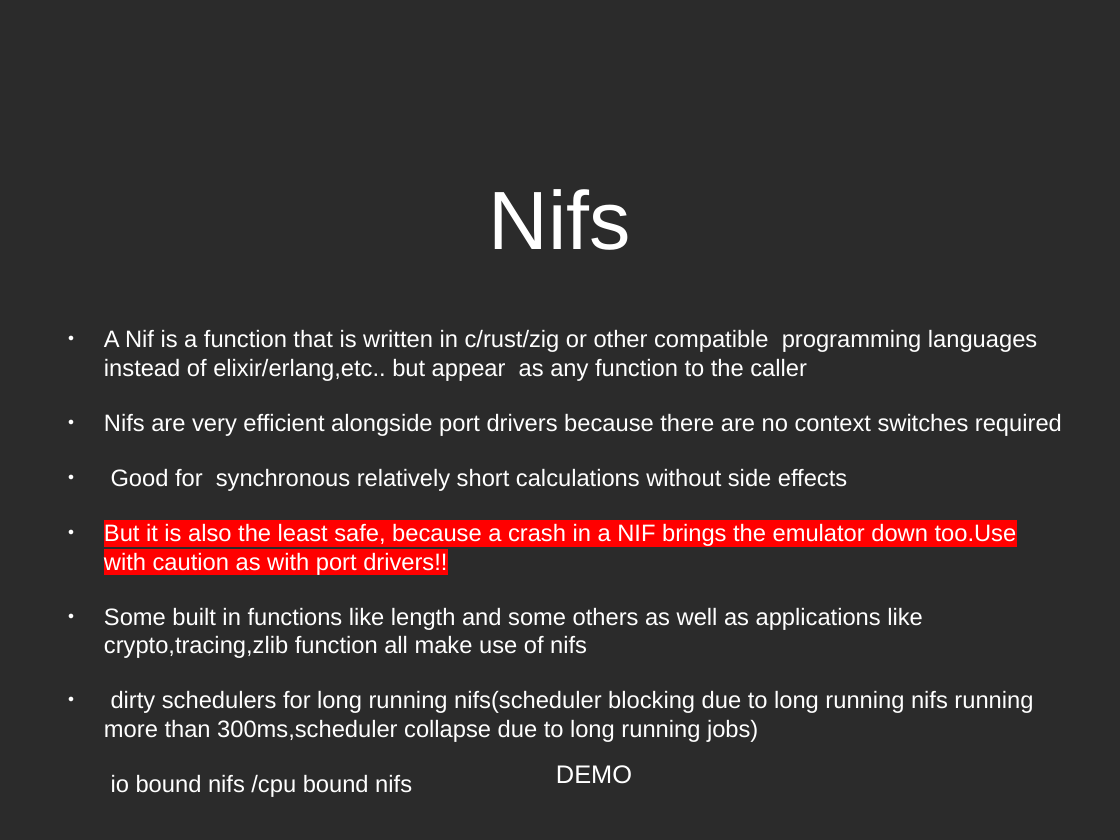
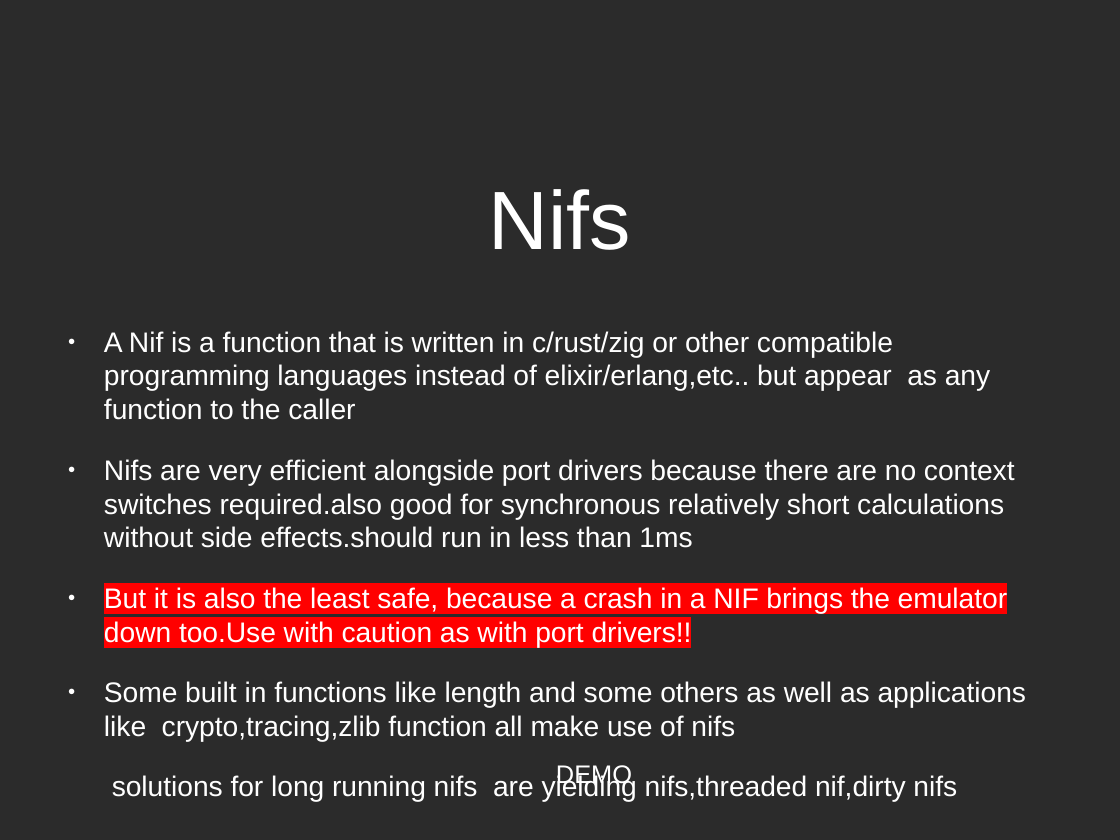
Before and after one commit to nayibor/outside_world_talk, a slide deck: slide 8 of talking to outside world.odp. Drawn at 1120x840 pixels with LibreOffice and Linux fonts; fonts in the diff are those of the drawing; background and template pictures are left out; a plain dark background stands for a picture behind light text. Boxes give left, top, right and bottom in pixels: in the first picture for what was removed or moved away, otherwise in the second. Text is boxed around its words. In the diff, an @@ line names an element or a change of style, - is before the commit and + after.

Commit message:
elixir nifs added

```diff
--- a/talking to outside world.odp
+++ b/talking to outside world.odp
@@ text at <box>104,331,1027,742</box>: size 16.8 to 19.9 pt in "A Nif is a function that is ...", "But it is also the least safe, ...", "Some built in functions like length and ..." @@
@@ text at <box>104,459,1015,548</box>: text changed; size 16.8 to 19.9 pt @@
-● Nifs are very efficient alongside port drivers because there are no context switches required
-● Good for synchronous relatively short calculations without side effects
+● Nifs are very efficient alongside port drivers because there are no context switches required.also good for synchronous relatively short calculations without side effects.should run in less than 1ms
@@ text at <box>104,691,1033,742</box>: text changed; size 16.8 to 19.9 pt @@
-● dirty schedulers for long running nifs(scheduler blocking due to long running nifs running more than 300ms,scheduler collapse due to long running jobs)
-io bound nifs /cpu bound nifs
+solutions for long running nifs are yielding nifs,threaded nif,dirty nifs
```
Also in this commit, not shown: 1 other slide changed, 3 other files.
